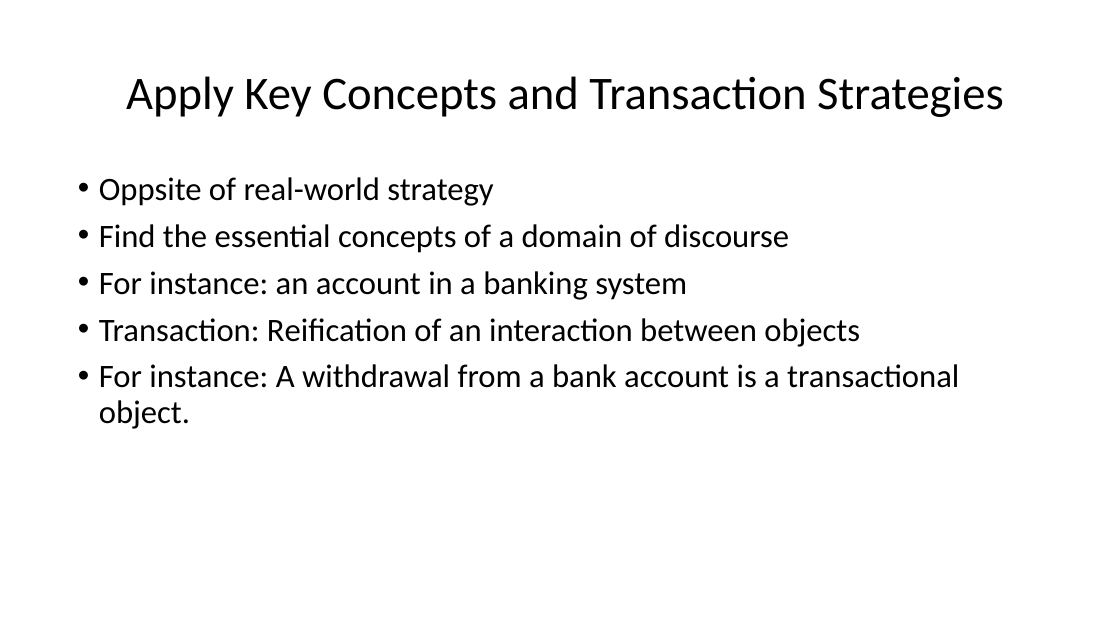
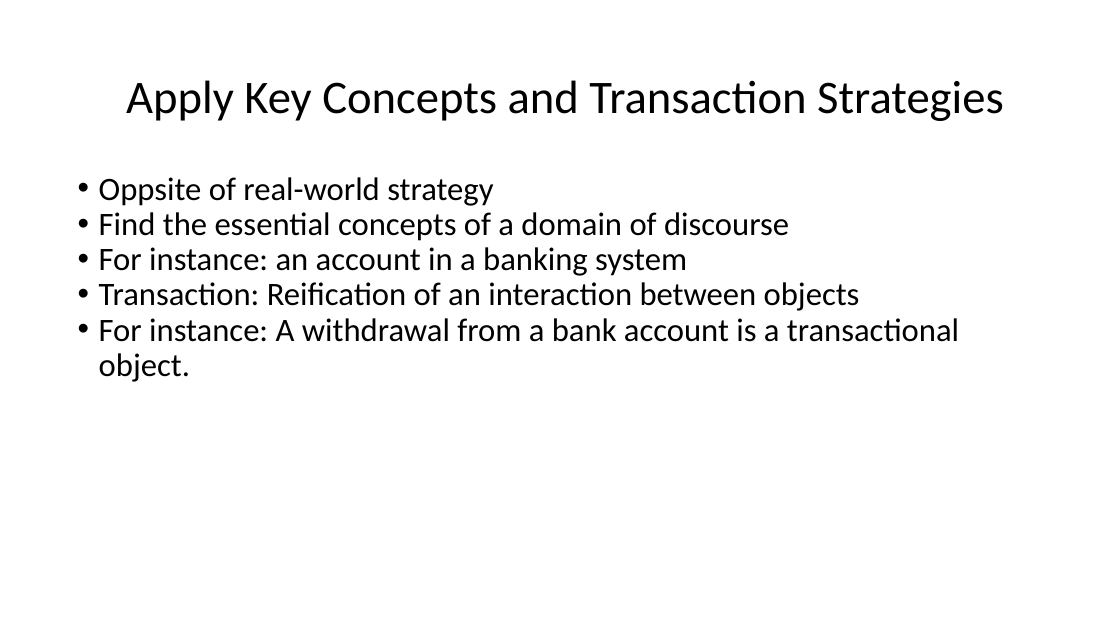
Before and after one commit to nagyandras95/Egyetem, a slide deck: slide 4 of information_systems/real_time_uml/prezi.pptx. Drawn at 1120x630 pixels with LibreOffice and Linux fonts; fonts in the diff are those of the drawing. Boxes give left, top, right and bottom in pixels: in the first picture for what was removed or moved away, otherwise in the second. Text is boxed around its words. In the diff, an @@ line names an element or a change of style, - is before the commit and + after.

```diff
--- a/information_systems/real_time_uml/prezi.pptx
+++ b/information_systems/real_time_uml/prezi.pptx
@@ text "Apply Key Concepts and Transaction ..." at [126,80,1004,121]: line spacing 0.9 to 1 @@
@@ text "Oppsite of real-world strategy" at [99,177,959,382]: less space between paragraphs @@
```
Also in this commit, not shown: 7 other slides changed, 2 slides added, 7 other files.
